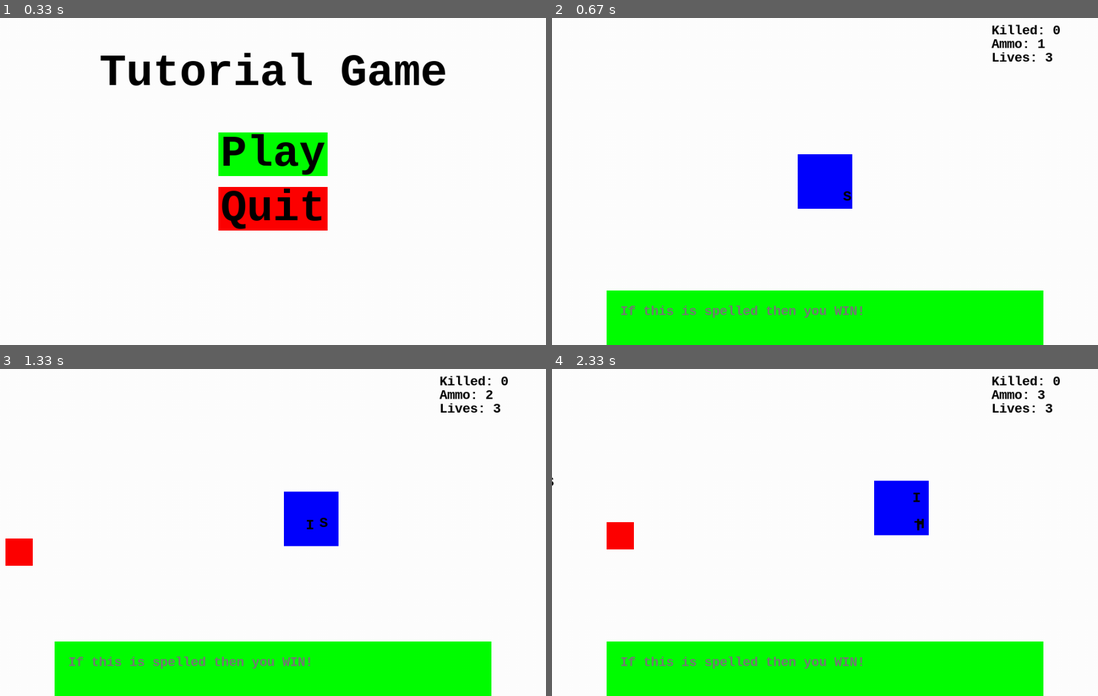
Above: before the commit, frames 1-4 (two rows, left to right).
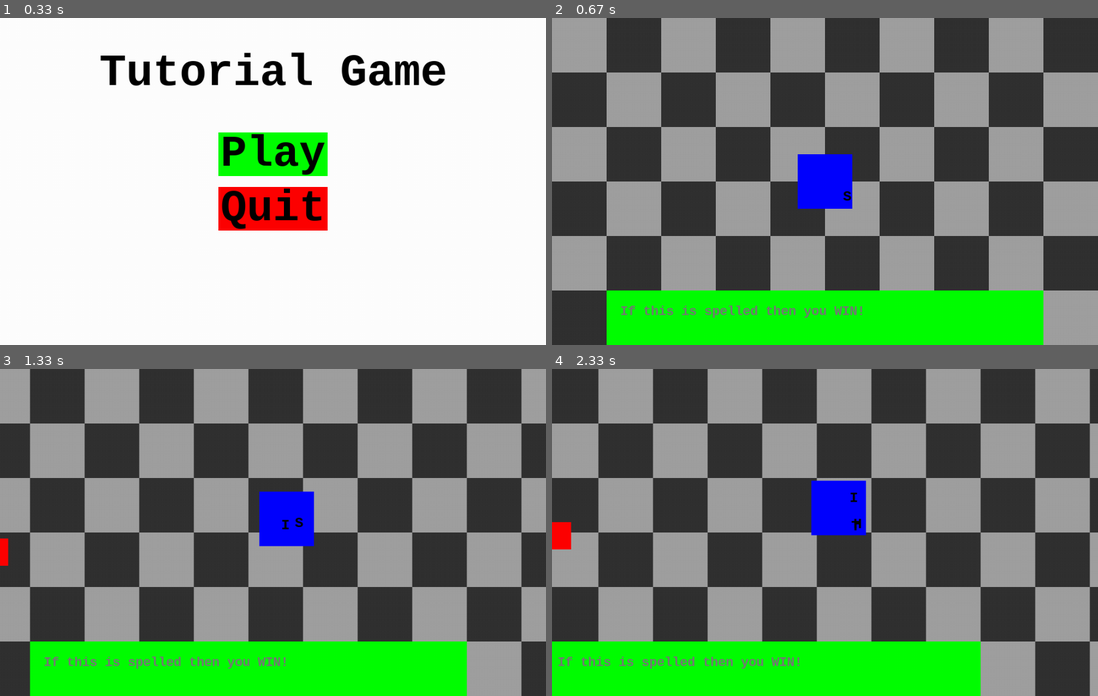
Above: after the commit, the same moments.

Repository: PTTGRW/Shooter_Pygame_Tutorial
Game: pygame game, started from _Main.py
Two runs of this game, one before a commit and one after it. Both use one fixed random seed, a clock stepped at 60 frames per second and the inputs below. The source is Python 2; it was converted automatically to run under Python 3.
Inputs (mouse positions are in pixels of both pictures, inside the frame that each line leads up to):
- Up to frame 1 (0.33 s): no input
- Up to frame 2 (0.67 s): press the mouse at (825, 155) at 0.37 s; move the mouse to (737, 204) at 0.47 s; release the mouse at (655, 256) at 0.6 s
- Up to frame 3 (1.33 s): hold Right 0.67-1.13 s; move the mouse to (354, 418) at 0.7 s; hold Up from 1.17 s (still down)
- Up to frame 4 (2.33 s): release Up at 1.47 s; press the mouse at (825, 506) at 1.53 s; move the mouse to (726, 512) at 1.63 s; release the mouse at (628, 522) at 1.77 s; hold Right 1.83-2.3 s

Frame 1 is identical in both runs. In frame 2, 85% of the frame differs, in the area x 0-100%, y 0-100%; in frame 3, 87%; in frame 4, 89%.

Commit message:
Video #17
The code is the after effects of Video #17 on YouTube.

Diff:
--- a/GenericPlayer.py
+++ b/GenericPlayer.py
@@ -19,7 +19,7 @@
         self.rect.x = 450
         self.rect.y = 250
         self.speed = 5
-        self.lives = 3
+        self.lives = 30
         utils.ScoreBoard.playerLives = self.lives
 
         self.spawnDelay = 0                                     #The delay that spawns a new ammunition unit
--- a/_Main.py
+++ b/_Main.py
@@ -4,6 +4,7 @@
 import utils
 from GenericPlayer import PlayerActive, Objective
 from ClickableRect import TextButton
+from backgroundMap import gameMap
 
 pygame.init()
 
@@ -19,6 +20,7 @@
         self.player = PlayerActive()                                            #The player object
         self.objv = Objective()
         self.scoreB = utils.ScoreBoard(self.gw)
+        self.map = gameMap()
 
         self.FPS = 30
 
@@ -110,6 +112,7 @@
             mouse = pygame.mouse.get_pressed()                             #Events for mouse presses
 
             self.gw.fill(utils.white)
+            self.map.resetMap()
 
             if mouse[0]:                                                   #Left-Click events
                 self.player.shoot(cur)
@@ -137,16 +140,16 @@
             #Spawning
             BasicEnemy.spawn()
             #Updates
-            self.player.update(self.gw)
+            self.player.update(self.map.activeMap)
             self.scoreB.update(self.gw)
             self.enemies.update(self.player)
-            self.objv.update(self.gw)
+            self.objv.update(self.map.activeMap)
 
             #Drawing
-            self.enemies.draw(self.gw)
+            self.enemies.draw(self.map.activeMap)
 
             #END drawing stuff
-
+            self.map.update(self.gw, self.player.rect)
             pygame.display.update()
             self.clock.tick(self.FPS)
 
--- /dev/null
+++ b/backgroundMap.py
@@ -0,0 +1,69 @@
+import pygame, utils
+pygame.init()
+
+class gameMap():
+    def __init__(self):
+
+        self.mapImage = None
+        self.createMap()
+        self.activeMap = None
+        self.offsetX = 0
+        self.offsetY = 0
+
+        self.scrollSpeed = 5
+
+    def createMap(self):
+        self.mapImage = pygame.Surface((2100, 2100))
+
+        lightTile = pygame.Surface((100, 100))
+        lightTile.fill((160, 160, 160))
+        darkTile = pygame.Surface((100, 100))
+        darkTile.fill((50, 50, 50))
+
+        toggle = True
+
+        for y in range(0, 21):
+            for x in range(0, 21):
+                if toggle:
+                    self.mapImage.blit(lightTile, (x*100, y*100))
+                    toggle = not toggle
+                else:
+                    self.mapImage.blit(darkTile, (x*100, y*100))
+                    toggle = not toggle
+
+
+
+    def resetMap(self):
+        self.activeMap = self.mapImage.copy()
+
+    def update(self, gw, playerRect):
+        rect = gw.get_rect()
+
+        if playerRect.centerx > rect.centerx + 25 - self.offsetX:
+            self.offsetX -= self.scrollSpeed
+        elif playerRect.centerx < rect.centerx - 25 - self.offsetX:
+            self.offsetX += self.scrollSpeed
+
+        if playerRect.centery > rect.centery + 25 - self.offsetY:
+            self.offsetY -= self.scrollSpeed
+        elif playerRect.centery < rect.centery - 25 - self.offsetY:
+            self.offsetY += self.scrollSpeed
+
+
+        if self.offsetX > 0:
+            self.offsetX = 0
+        elif self.offsetX < rect.width - 2100:
+            self.offsetX = rect.width - 2100
+
+        if self.offsetY > 0:
+            self.offsetY = 0
+        elif self.offsetY < rect.height - 2100:
+            self.offsetY = rect.height - 2100
+
+
+
+
+
+
+
+        gw.blit(self.activeMap, (self.offsetX, self.offsetY))
